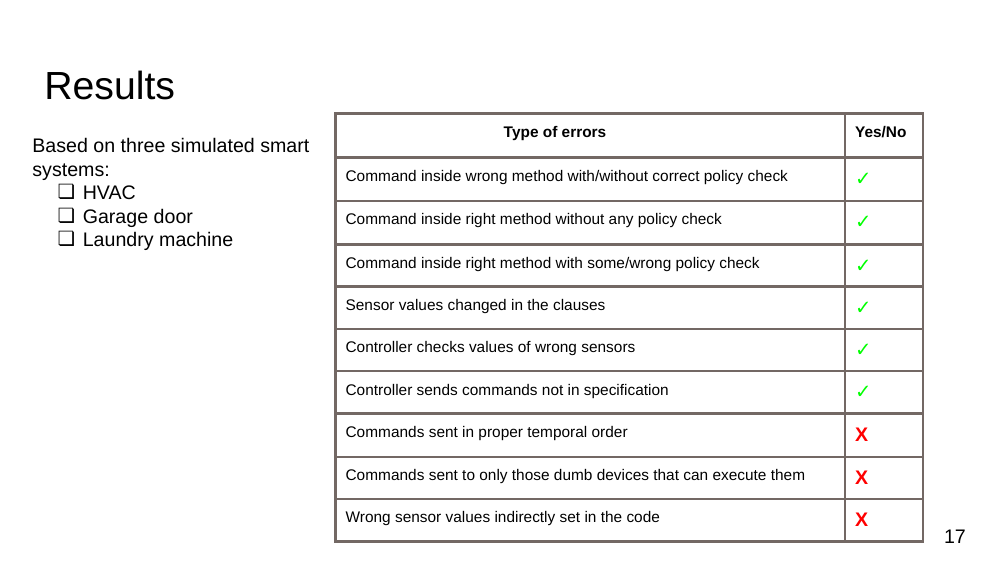
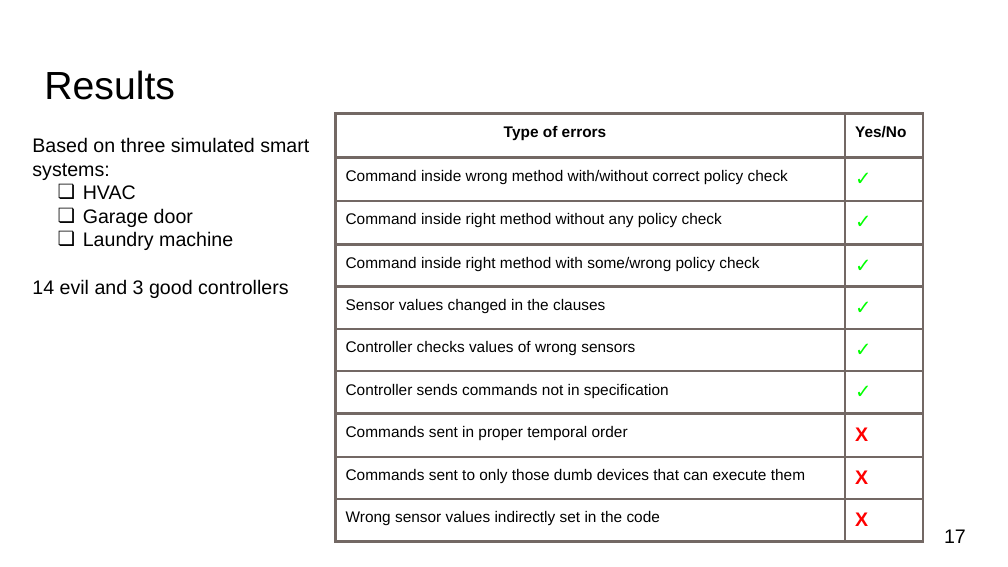
Before and after one commit to chandrakananandi/CSE564Project, a slide deck: slide 17 of presentation/CSE564 presentation.pptx. Drawn at 1008x567 pixels with LibreOffice and Linux fonts; fonts in the diff are those of the drawing. Boxes give left, top, right and bottom in pixels: in the first picture for what was removed or moved away, otherwise in the second. Text is boxed around its words. In the diff, an @@ line names an element or a change of style, - is before the commit and + after.

```diff
--- a/presentation/CSE564 presentation.pptx
+++ b/presentation/CSE564 presentation.pptx
@@ text at (32, 279, 288, 298): paragraph added @@
+14 evil and 3 good controllers
```
Also in this commit, not shown: 2 other slides changed, 1 other file.
